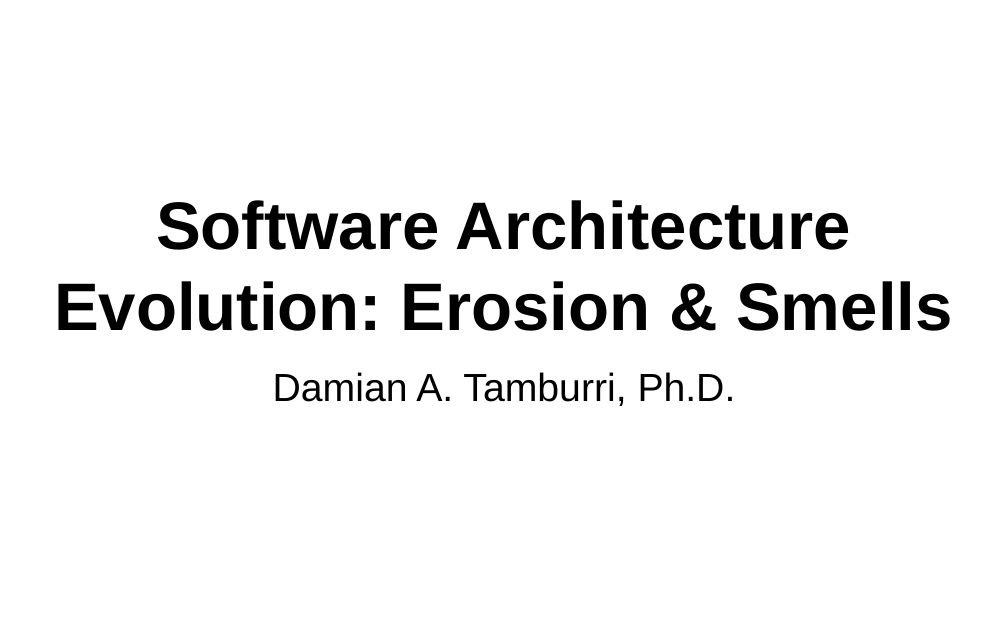
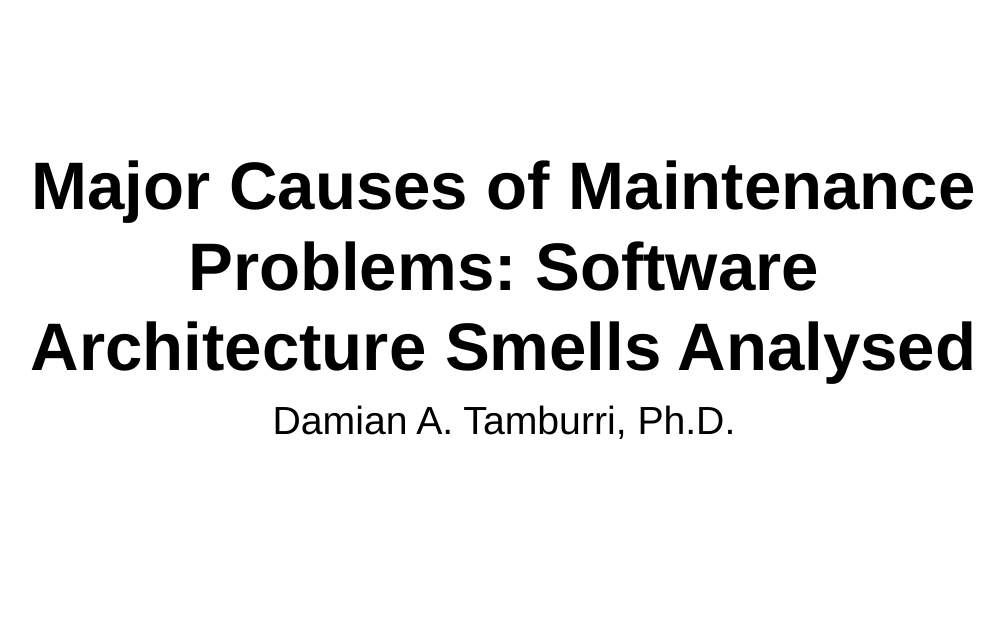
Before and after one commit to SannioEvolution/Material, a slide deck: slide 1 of 8 - Architectural Erosion and Smells.pptx. Drawn at 1008x630 pixels with LibreOffice and Linux fonts; fonts in the diff are those of the drawing. Boxes give left, top, right and bottom in pixels: in the first picture for what was removed or moved away, otherwise in the second. Text is boxed around its words. In the diff, an @@ line names an element or a change of style, - is before the commit and + after.

```diff
--- a/8 - Architectural Erosion and Smells.pptx
+++ b/8 - Architectural Erosion and Smells.pptx
@@ title at [31,160,977,383]: text changed @@
-Software Architecture
-Evolution: Erosion & Smells
+Major Causes of Maintenance Problems: Software Architecture Smells Analysed
@@ subtitle "Damian A. Tamburri, Ph.D.": place and size @@
-subtitle "Damian A. Tamburri, Ph.D." at [273,372,736,406]
+subtitle "Damian A. Tamburri, Ph.D." at [273,405,736,439]
```
Also in this commit, not shown: 54 other slides changed, 7 slides added, 5 slides removed.
